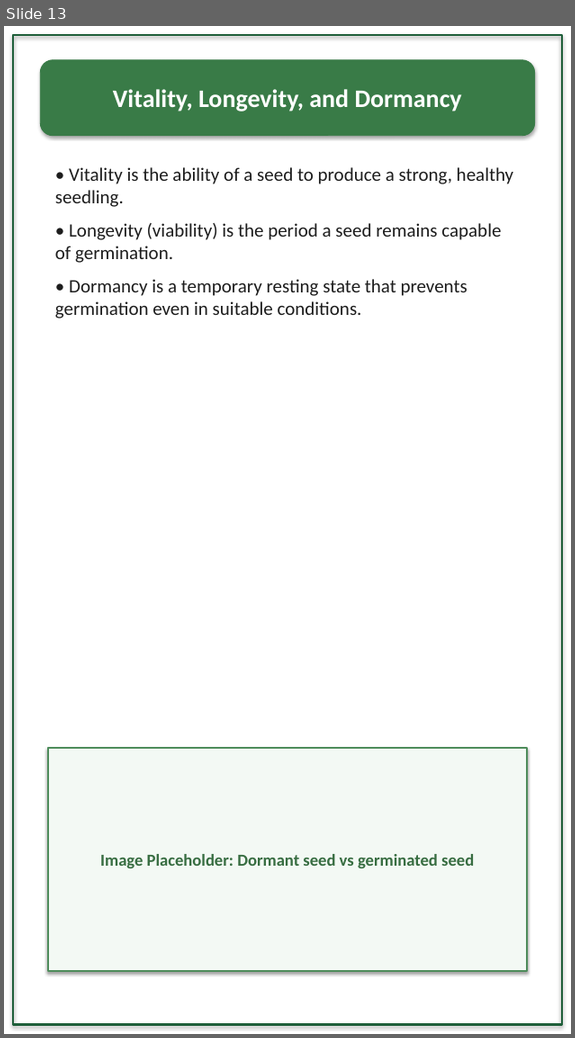
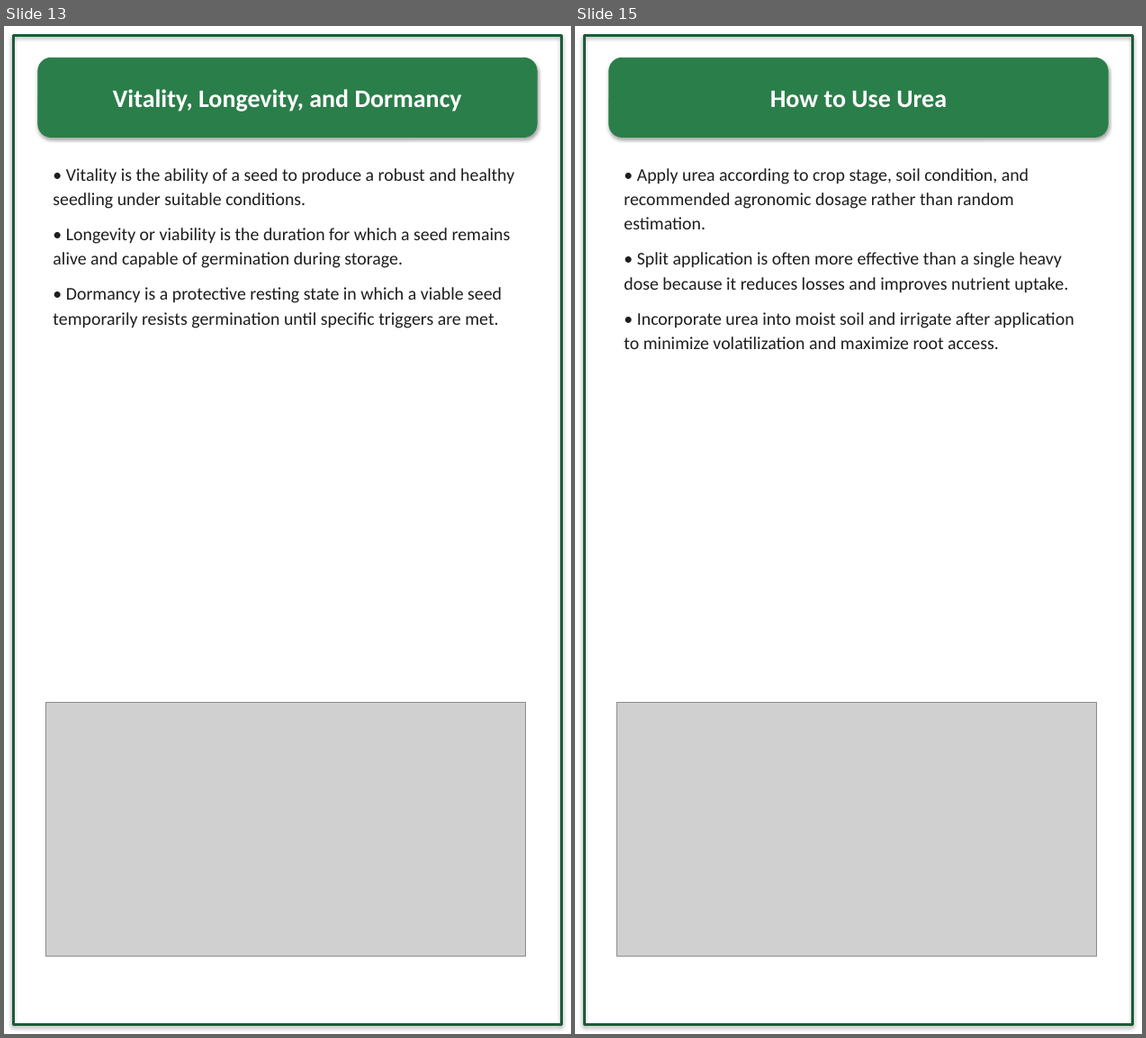
Before and after one commit to rpraut2008-stack/Vinsmoke, a slide deck: Effects_of_Urea_on_Plant_Growth.pptx. Shown side by side, each under a label of ours: slide 13 before the commit, slides 13 and 15 after it; the slides between them are not shown. The pictures are 575x1038 and 1146x1038 pixels, drawn with LibreOffice and Linux fonts; fonts in the diff are those of the drawing; grey boxes stand for pictures. Boxes give left, top, right and bottom in pixels: in the first picture for what was removed or moved away, otherwise in the second. Text is boxed around its words. In the diff, an @@ line names an element or a change of style, - is before the commit and + after.

```diff
--- a/Effects_of_Urea_on_Plant_Growth.pptx
+++ b/Effects_of_Urea_on_Plant_Growth.pptx
@@ slide 15 added at <box>575,26,1142,1034</box>, background #FFFFFF @@
@@ rectangle added at <box>584,35,1133,1025</box>, outline #1D5C38 2.5 pt @@
@@ rounded rectangle added at <box>609,58,1108,137</box>, fill #2A7E49, outline #2A7E49 0.75 pt, 24 pt, text #FFFFFF, bold @@
+How to Use Urea
@@ text added at <box>624,168,1075,349</box>, 17 pt, text #1E1E1E @@
+• Apply urea according to crop stage, soil condition, and recommended agronomic dosage rather than random estimation.
+• Split application is often more effective than a single heavy dose because it reduces losses and improves nutrient uptake.
+• Incorporate urea into moist soil and irrigate after application to minimize volatilization and maximize root access.
@@ picture added at <box>616,703,1097,956</box> @@
@@ slide 13 changed as well @@
@@ rectangle at <box>13,35,562,1025</box>: outline #1F5F3A 2.2 pt to #1D5C38 2.5 pt @@
@@ rounded rectangle "Vitality, Longevity, and Dormancy" at <box>38,58,537,137</box>: fill #397B47 to #2A7E49; outline #397B47 0.75 pt to #2A7E49 0.75 pt @@
@@ text at <box>53,168,514,328</box>: text changed; size 18 to 17 pt; text colour #1D1D1D to #1E1E1E @@
-• Vitality is the ability of a seed to produce a strong, healthy seedling.
-• Longevity (viability) is the period a seed remains capable of germination.
-• Dormancy is a temporary resting state that prevents germination even in suitable conditions.
+• Vitality is the ability of a seed to produce a robust and healthy seedling under suitable conditions.
+• Longevity or viability is the duration for which a seed remains alive and capable of germination during storage.
+• Dormancy is a protective resting state in which a viable seed temporarily resists germination until specific triggers are met.
@@ picture added at <box>45,703,526,956</box> @@
@@ rectangle removed at <box>48,748,527,971</box> @@
-Image Placeholder: Dormant seed vs germinated seed
```
Also in this commit, not shown: 10 other slides changed, 11 other slides added, 12 slides removed.
